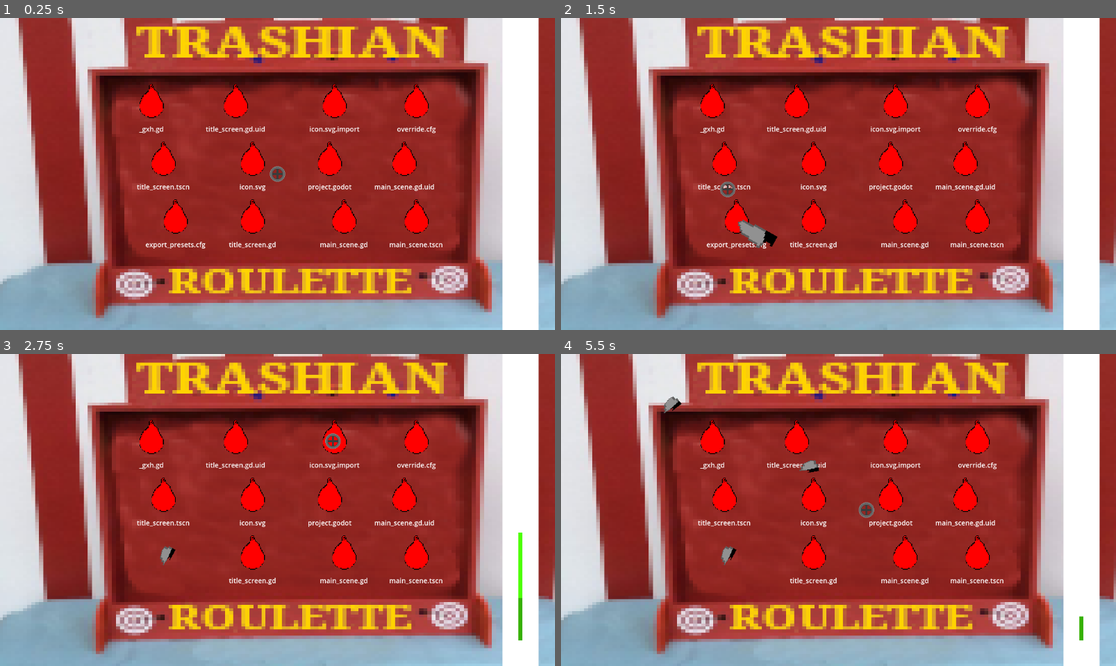
Above: before the commit, frames 1-4 (two rows, left to right).
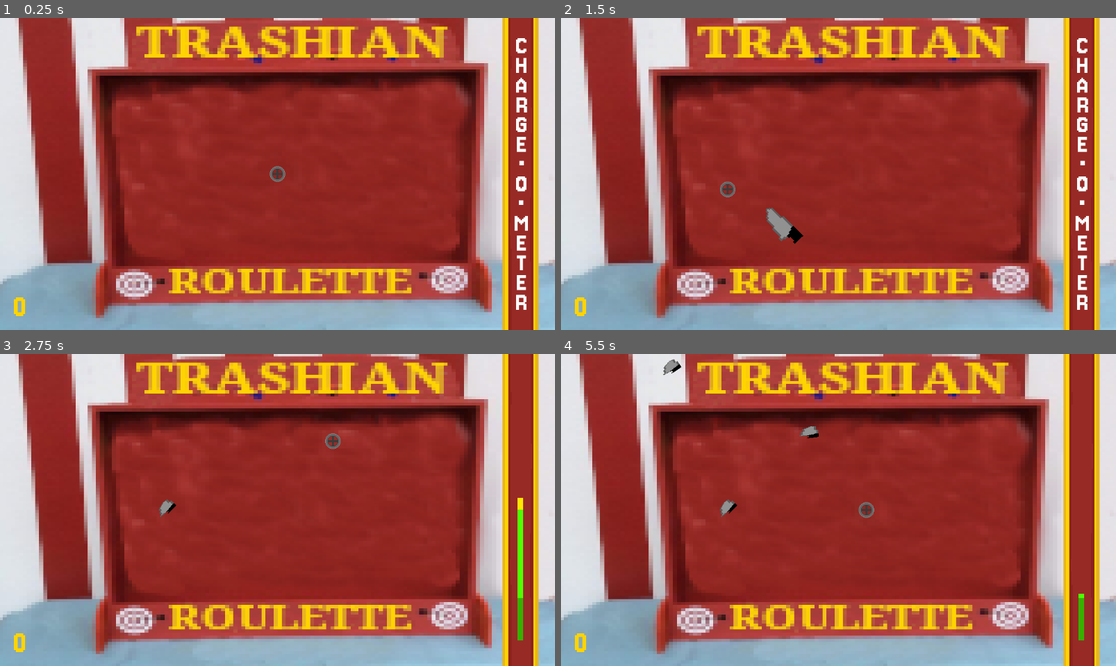
Above: after the commit, the same moments.

Repository: strawberry-p/trashian-roulette
Game: Godot game, scene res://main_scene.tscn
The game is run twice, just before and just after one commit, with the same random seed, the same clock (stepped at 60 frames per second) and the same inputs.
Inputs (mouse positions are in pixels of both pictures, inside the frame that each line leads up to):
- Up to frame 1 (0.25 s): no input
- Up to frame 2 (1.5 s): tap Enter at 0.5 s; move the mouse to (960, 158) at 0.52 s; press the mouse at (960, 158) at 0.53 s; tap Space at 1.25 s; move the mouse to (727, 189) at 1.27 s; release the mouse at (727, 189) at 1.28 s; click (727, 189) at 1.35 s
- Up to frame 3 (2.75 s): move the mouse to (333, 441) at 2.02 s; press the mouse at (333, 441) at 2.03 s
- Up to frame 4 (5.5 s): tap Enter at 2.75, 4.25 s; move the mouse to (810, 572) at 2.77 s; release the mouse at (810, 572) at 2.78 s; click (810, 572) at 2.85 s; tap Space at 3.5 s; move the mouse to (1005, 556) at 3.52 s; press the mouse at (1005, 556) at 3.53 s; move the mouse to (672, 463) at 4.27 s; release the mouse at (672, 463) at 4.28 s; click (672, 463) at 4.35 s; move the mouse to (866, 510) at 5.02 s; press the mouse at (866, 510) at 5.03 s

The runs differ from the first frame. In frame 1, 13% of the frame differs, in the area x 2-100%, y 0-100%; in frame 2, 14%; in frame 3, 13%; in frame 4, 14%.
Error after the commit: Assertion failed. (res://scripts/balloon_spawner.gd:72)

Commit message:
balloons change a lot

Diff:
--- a/main_scene.tscn
+++ b/main_scene.tscn
@@ -1,25 +1,48 @@
-[gd_scene load_steps=9 format=3 uid="uid://cpdcq41acu3yk"]
+[gd_scene load_steps=17 format=3 uid="uid://cpdcq41acu3yk"]
 
-[ext_resource type="Script" uid="uid://bbanfhmaaxrbv" path="res://main_scene.gd" id="1_hq1ik"]
+[ext_resource type="Script" path="res://main_scene.gd" id="1_hq1ik"]
 [ext_resource type="Texture2D" uid="uid://cdyls5bpia1t4" path="res://sprites/blank.png" id="1_vimvf"]
 [ext_resource type="PackedScene" uid="uid://cbrmandc76c7p" path="res://objects/knife.tscn" id="2_d5x1h"]
 [ext_resource type="PackedScene" uid="uid://d0dejr3wjs8ca" path="res://objects/balloon.tscn" id="3_d5x1h"]
 [ext_resource type="Script" uid="uid://dhfl0q3ul1f7v" path="res://scripts/balloon_spawner.gd" id="4_8mm7a"]
 [ext_resource type="Texture2D" uid="uid://bw5641rg7xu1o" path="res://sprites/bg.png" id="5_66tet"]
 [ext_resource type="Texture2D" uid="uid://1csfwl3gkpya" path="res://sprites/bar.png" id="6_hq1ik"]
+[ext_resource type="Texture2D" uid="uid://cmbyvwja4v4k6" path="res://sprites/chargebar.png" id="6_wr18j"]
 [ext_resource type="Texture2D" uid="uid://dihr3vgegdlo7" path="res://sprites/crosshair.png" id="7_nfk4m"]
+[ext_resource type="Script" uid="uid://6hqjlio1jj7d" path="res://scripts/camera_2d.gd" id="9_7ycvg"]
+[ext_resource type="FontFile" uid="uid://cq0yx4u4o83yn" path="res://Jersey_10/Jersey10-Regular.ttf" id="11_qwutr"]
+[ext_resource type="Script" uid="uid://c4e2g28ljc7kg" path="res://scripts/chat.gd" id="12_671wp"]
+
+[sub_resource type="LabelSettings" id="LabelSettings_671wp"]
+line_spacing = -22.08
+font = ExtResource("11_qwutr")
+font_size = 58
+
+[sub_resource type="LabelSettings" id="LabelSettings_mo76n"]
+font = ExtResource("11_qwutr")
+font_size = 52
+font_color = Color(1, 0.83137256, 0, 1)
+
+[sub_resource type="LabelSettings" id="LabelSettings_qwutr"]
+font_size = 24
+
+[sub_resource type="LabelSettings" id="LabelSettings_2jcla"]
+font = ExtResource("11_qwutr")
+font_size = 72
+font_color = Color(1, 0.83137256, 0, 1)
 
 [node name="MainScene" type="Node2D"]
 texture_filter = 1
 script = ExtResource("1_hq1ik")
 
-[node name="Spawner" type="Node2D" parent="."]
+[node name="Spawner" type="Node2D" parent="." node_paths=PackedStringArray("chargeometer")]
 position = Vector2(564, 337)
 script = ExtResource("4_8mm7a")
 balloonObject = ExtResource("3_d5x1h")
 knifeObject = ExtResource("2_d5x1h")
-points = PackedVector2Array(-250, -160, -225, -40, -200, 80, -75, -160, -40, -40, -40, 80, 130, -160, 120, -40, 150, 80, 300, -160, 275, -40, 300, 80)
+points = PackedVector2Array(-250, -160, -225, -40, -200, 80, -75, -160, -85, -40, -40, 90, 30, -20, 110, -160, 170, -40, 150, 80, 300, -160, 320, -30, 300, 80)
 knifeSpawnPoint = Vector2(0, 200)
+chargeometer = NodePath("../Label")
 
 [node name="Sprite2D" type="Sprite2D" parent="Spawner"]
 position = Vector2(0, 5.999954)
@@ -29,11 +52,11 @@
 [node name="Blank" type="Sprite2D" parent="."]
 position = Vector2(1081, 319)
 scale = Vector2(2.34375, 26.6875)
-texture = ExtResource("1_vimvf")
+texture = ExtResource("6_wr18j")
 
 [node name="bar" type="Sprite2D" parent="."]
 position = Vector2(1080, 339)
-scale = Vector2(8, 8)
+scale = Vector2(12, 8)
 texture = ExtResource("6_hq1ik")
 
 [node name="leMove" type="Sprite2D" parent="."]
@@ -44,3 +67,77 @@
 [node name="Crosshair" type="Sprite2D" parent="."]
 position = Vector2(1392, 652)
 texture = ExtResource("7_nfk4m")
+
+[node name="Camera2D" type="Camera2D" parent="."]
+position = Vector2(576, 324)
+script = ExtResource("9_7ycvg")
+
+[node name="Label" type="Label" parent="."]
+offset_left = 1080.0
+offset_top = 26.0
+offset_right = 1087.0
+offset_bottom = 1148.0
+text = "CHARGE•O•METER"
+label_settings = SubResource("LabelSettings_671wp")
+horizontal_alignment = 1
+autowrap_mode = 1
+
+[node name="Chat" type="PanelContainer" parent="." node_paths=PackedStringArray("scoreLabel")]
+z_index = 2
+anchors_preset = -1
+offset_left = 16.0
+offset_top = 16.0
+scale = Vector2(1e-05, 1e-05)
+script = ExtResource("12_671wp")
+scoreLabel = NodePath("../Label2")
+
+[node name="HBoxContainer" type="HBoxContainer" parent="Chat"]
+layout_mode = 2
+
+[node name="VSeparator" type="VSeparator" parent="Chat/HBoxContainer"]
+modulate = Color(1, 1, 1, 0)
+custom_minimum_size = Vector2(16, 0)
+layout_mode = 2
+
+[node name="ChatPanel" type="VBoxContainer" parent="Chat/HBoxContainer"]
+layout_mode = 2
+size_flags_horizontal = 0
+size_flags_vertical = 0
+
+[node name="HSeparator2" type="HSeparator" parent="Chat/HBoxContainer/ChatPanel"]
+modulate = Color(1, 1, 1, 0)
+custom_minimum_size = Vector2(0, 16)
+layout_mode = 2
+
+[node name="Verb" type="Label" parent="Chat/HBoxContainer/ChatPanel"]
+layout_mode = 2
+text = "DESTROYED"
+label_settings = SubResource("LabelSettings_mo76n")
+
+[node name="Filename" type="Label" parent="Chat/HBoxContainer/ChatPanel"]
+layout_mode = 2
+text = "temp.bak"
+label_settings = SubResource("LabelSettings_qwutr")
+
+[node name="HSeparator" type="HSeparator" parent="Chat/HBoxContainer/ChatPanel"]
+modulate = Color(1, 1, 1, 0)
+custom_minimum_size = Vector2(0, 16)
+layout_mode = 2
+
+[node name="VSeparator2" type="VSeparator" parent="Chat/HBoxContainer"]
+modulate = Color(1, 1, 1, 0)
+custom_minimum_size = Vector2(16, 0)
+layout_mode = 2
+
+[node name="Label2" type="Label" parent="."]
+anchors_preset = 2
+anchor_top = 1.0
+anchor_bottom = 1.0
+offset_left = 29.0
+offset_top = 561.0
+offset_right = 71.0
+offset_bottom = 639.0
+grow_vertical = 0
+text = "0 "
+label_settings = SubResource("LabelSettings_2jcla")
+vertical_alignment = 2
--- a/objects/balloon.tscn
+++ b/objects/balloon.tscn
@@ -20,6 +20,7 @@
 [ext_resource type="Texture2D" uid="uid://cdfom42kpnqwi" path="res://sprites/balloon/frame17.png" id="19_anwef"]
 [ext_resource type="AudioStream" uid="uid://6xw6rax6ea8p" path="res://other/hell_yeah.wav" id="20_3k386"]
 [ext_resource type="Texture2D" uid="uid://deuyq232tlql5" path="res://sprites/balloon/frame18.png" id="20_24gft"]
+[ext_resource type="Texture2D" uid="uid://2cb6ov3f2tfh" path="res://sprites/balloon/bln1.png" id="21_j1fmh"]
 
 [sub_resource type="Animation" id="Animation_ghshe"]
 length = 0.001
@@ -157,7 +158,7 @@
 
 [sub_resource type="LabelSettings" id="LabelSettings_hbjy3"]
 line_spacing = -5.0
-font_size = 14
+font_size = 13
 
 [node name="Balloon" type="RigidBody2D" groups=["balloon"]]
 texture_filter = 1
@@ -184,16 +185,25 @@
 scale = Vector2(0.8125805, 0.9750972)
 shape = SubResource("CircleShape2D_opjno")
 
+[node name="AudioStreamPlayer2D" type="AudioStreamPlayer2D" parent="."]
+stream = ExtResource("20_3k386")
+volume_db = 3.0
+
+[node name="Sprite2D" type="Sprite2D" parent="."]
+rotation = 0.18230061
+scale = Vector2(2.8688722, 2.8688722)
+texture = ExtResource("21_j1fmh")
+
 [node name="Label" type="Label" parent="."]
-custom_minimum_size = Vector2(175, 0)
+custom_minimum_size = Vector2(190, 0)
 anchors_preset = 8
 anchor_left = 0.5
 anchor_top = 0.5
 anchor_right = 0.5
 anchor_bottom = 0.5
-offset_left = -75.0
+offset_left = -95.0
 offset_top = 41.0
-offset_right = 75.0
+offset_right = 95.0
 offset_bottom = 64.0
 grow_horizontal = 2
 grow_vertical = 2
@@ -201,7 +211,3 @@
 horizontal_alignment = 1
 vertical_alignment = 2
 autowrap_mode = 3
-
-[node name="AudioStreamPlayer2D" type="AudioStreamPlayer2D" parent="."]
-stream = ExtResource("20_3k386")
-volume_db = 3.0
--- a/project.godot
+++ b/project.godot
@@ -20,6 +20,7 @@
 Click={
 "deadzone": 0.2,
 "events": [Object(InputEventMouseButton,"resource_local_to_scene":false,"resource_name":"","device":-1,"window_id":0,"a …(253 unchanged characters)…
+, Object(InputEventKey,"resource_local_to_scene":false,"resource_name":"","device":-1,"window_id":0,"alt_pressed":false,"shift_pressed":false,"ctrl_pressed":false,"meta_pressed":false,"pressed":false,"keycode":0,"physical_keycode":32,"key_label":0,"unicode":32,"location":0,"echo":false,"script":null)
 ]
 }
 
--- a/scripts/balloon.gd
+++ b/scripts/balloon.gd
@@ -3,6 +3,10 @@
 var active = true
 var filepath: String
 var i = 0
+
+var bln1 = preload("res://sprites/balloon/bln1.png")
+var bln2 = preload("res://sprites/balloon/bln2.png")
+var bln3 = preload("res://sprites/balloon/bln3.png")
 
 func _ready() -> void:
 	pass
@@ -10,6 +14,9 @@
 func init(pos: Vector2, label: String, ii):
 	position = pos
 	filepath = label
+	$AnimatedSprite2D.visible = false
+	$Sprite2D.texture = [bln1, bln2, bln3][randi_range(0, 2)]
+	$Sprite2D.rotation_degrees = randi_range(-180, 180)
 	$Label.text = label.split("/")[len(label.split("/"))-1]
 	i = ii
 
@@ -22,8 +29,14 @@
 	for coll in get_colliding_bodies():
 		if coll && coll.is_in_group("knife"):
 			coll.collided()
+			var cam = get_viewport().get_camera_2d()
+			if cam && cam.has_method("shake"):
+				cam.shake(10.0)
+			get_parent().get_node("Chat").balloon_popped.emit($Label.text)
 			$AudioStreamPlayer2D.pitch_scale = randf() * 0.7 + 0.7
 			$AudioStreamPlayer2D.playing = true
+			$AnimatedSprite2D.visible = true
+			$Sprite2D.visible = false
 			$AnimatedSprite2D.play("pop")
 			active = false
 			$"../Spawner".positions.append(i)
--- a/scripts/balloon_spawner.gd
+++ b/scripts/balloon_spawner.gd
@@ -4,6 +4,7 @@
 @export var knifeObject: PackedScene
 @export var points: PackedVector2Array
 @export var knifeSpawnPoint: Vector2
+@export var chargeometer: Label
 
 var positions = []
 
@@ -11,6 +12,7 @@
 var power = 0.0;
 var raw_power = 0.0;
 var power_dir = false
+var hold_click = false
 
 var fileIndex = 8
 
@@ -81,10 +83,12 @@
 var last_knife: Node2D
 
 func _process(delta: float) -> void:
+	chargeometer.visible = !hold_click
 	if !canShoot:
 		return
 
 	if Input.is_action_pressed("Click"):
+		hold_click = true
 		if(raw_power < 1) and not power_dir:
 			raw_power += 0.05
 			power = easeOutCubic(raw_power)
@@ -102,6 +106,7 @@
 		$"../leMove/".position.y = 339 - 512.0 * power
 
 	if Input.is_action_just_released("Click"):
+		hold_click = false
 		$"../leMove/".position.y = 339 - 512.0 * power
 		canShoot = false
 		var inst = knifeObject.instantiate()
--- /dev/null
+++ b/scripts/camera_2d.gd
@@ -0,0 +1,20 @@
+extends Camera2D
+
+@export var shakeFade: float = 5.0
+
+var rng = RandomNumberGenerator.new()
+var shakeStrength: float = 0.0
+
+func _ready() -> void:
+	pass
+
+func shake(strength: float) -> void:
+	shakeStrength = strength
+
+func _process(delta: float) -> void:
+	if shakeStrength > 0:
+		shakeStrength =  lerpf(shakeStrength,0,shakeFade*delta)
+		offset = randomOffset()
+
+func randomOffset() -> Vector2:
+	return Vector2(rng.randf_range(-shakeStrength, shakeStrength), rng.randf_range(-shakeStrength, shakeStrength))
--- /dev/null
+++ b/scripts/chat.gd
@@ -0,0 +1,29 @@
+extends PanelContainer
+
+@export var scoreLabel: Label
+
+var total_score = 0
+
+signal balloon_popped(text: String)
+
+func display(text: String) -> void:
+	total_score += 1
+	scoreLabel.text = str(total_score)
+	var tween = create_tween()
+	tween.set_pause_mode(Tween.TWEEN_PAUSE_PROCESS)
+	tween.set_trans(Tween.TRANS_EXPO)
+	tween.tween_property($".", "scale", Vector2(1,1), 0.5)
+	tween.tween_interval(2)
+	tween.tween_property($".", "scale", Vector2(0,0), 0.5)
+	tween.play()
+
+	$HBoxContainer/ChatPanel/Verb.text = ["DESTROYED", "OBLITERATED", "MURDERED"][randi_range(0, 2)]
+	$HBoxContainer/ChatPanel/Filename.text = text
+
+# Called when the node enters the scene tree for the first time.
+func _ready() -> void:
+	balloon_popped.connect(display)
+
+# Called every frame. 'delta' is the elapsed time since the previous frame.
+func _process(delta: float) -> void:
+	pass
Not shown: 1 places in objects/balloon.tscn that only renumber resources
Not shown, added: scripts/camera_2d.gd.uid
Not shown, added: scripts/chat.gd.uid
Binary file changed: sprites/balloon/balloon.ase
Binary file added: sprites/balloon/bln1.png
Not shown, added: sprites/balloon/bln1.png.import
Binary file added: sprites/balloon/bln2.png
Not shown, added: sprites/balloon/bln2.png.import
Binary file added: sprites/balloon/bln3.png
Not shown, added: sprites/balloon/bln3.png.import
Binary file changed: sprites/balloon/frame1.png
Binary file changed: sprites/balloon/frame10.png
(and 18 more such lines)
